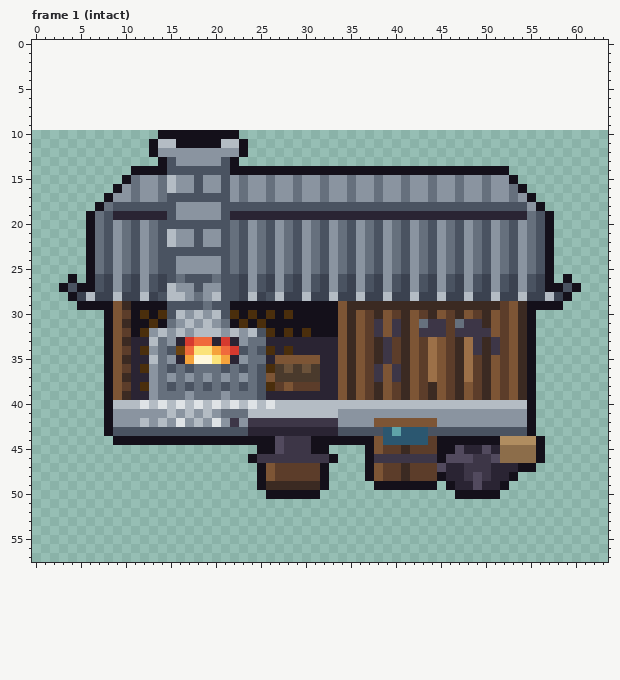
Two states of a pixel-art file, art/structures/smithy.aseprite. The picture above was drawn from the file before the commit.
64x48 pixels, 4 frames. Colours within 5 levels of each other are drawn and written as one. Shown: frame 1 (intact). The old version is drawn lined up with the new one, on the new canvas. The commit also changed other frames, which this record leaves out.
And afterwards:
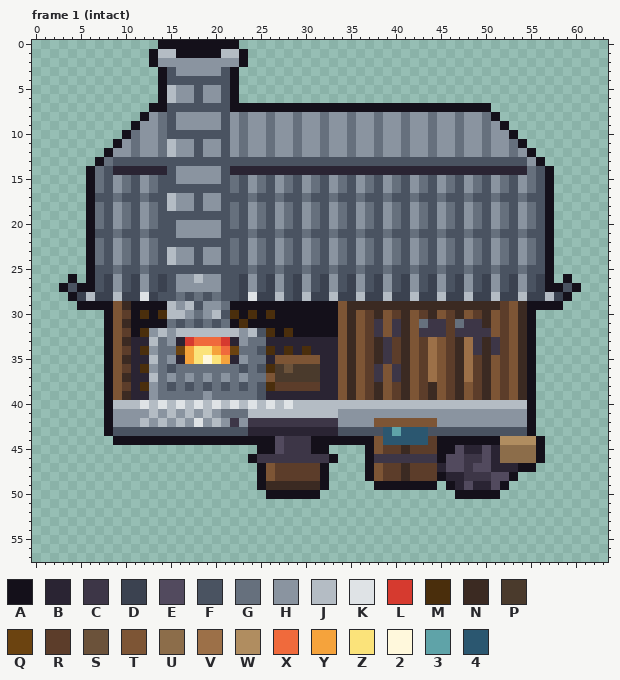
Palette (. is transparent): A #14101a  B #2a2433  C #3d3647  D #3b4250  E #524a5e  F #4a5361  G #66707d  H #8a94a0  J #b4bcc4  K #dfe3e6  L #d63a2f  M #4a2e0c  N #3b2a22  P #4a3a2c  Q #6b4310  R #5c3d2a  S #6b523a  T #7d5535  U #8c6d4a  V #9c7048  W #b08d60  X #f06a3c  Y #f5a33c  Z #fbe37a  2 #fff8dc  3 #5fa3a8  4 #2b5770
The author wrote: feat: draw the smithy and the apothecary at the angle
Difference:
canvas 64x48 -> 64x58, the old top-left corner now at 0,10
--- frame 1 (intact)
@@ x 0..63 @@
- 0 ................................................................
- 1 ................................................................
- 2 ................................................................
- 3 ................................................................
- 4 ................................................................
- 5 ................................................................
- 6 ................................................................
- 7 ................................................................
- 8 ................................................................
- 9 ................................................................
-10 ..............AAAAAAAAA.........................................
-11 .............AJJAAAAAJJA........................................
-12 .............AHHHHHHHHHA........................................
-13 ..............AFHHHHHFA.........................................
-14 ...........AAAAFFFFFFFAAAAAAAAAAAAAAAAAAAAAAAAAAAAAAA...........
-15 ..........AGHHGJHHFHHFHGHHGHHGHHGHHGHHGHHGHHGHHGHHGHHA..........
-16 .........AHGHHGJHHFHHFHGHHGHHGHHGHHGHHGHHGHHGHHGHHGHHGA.........
-17 ........AHHGHHGFFFFFFFHGHHGHHGHHGHHGHHGHHGHHGHHGHHGHHGHA........
-18 .......AGFFFFFFFHHHHHFFFFFFFFFFFFFFFFFFFFFFFFFFFFFFFFFFHA.......
-19 ......AGFBBBBBBFHHHHHFBBBBBBBBBBBBBBBBBBBBBBBBBBBBBBBBBGFA......
-20 ......AGFHGFHGFFFFFFFFGFHGFHGFHGFHGFHGFHGFHGFHGFHGFHGFHGFA......
-21 ......AGFHGFHGFJHHFHHFGFHGFHGFHGFHGFHGFHGFHGFHGFHGFHGFHGFA......
-22 ......AGFHGFHGFJHHFHHFGFHGFHGFHGFHGFHGFHGFHGFHGFHGFHGFHGFA......
-23 ......AGFHGFHGFFFFFFFFGFHGFHGFHGFHGFHGFHGFHGFHGFHGFHGFHGFA......
-24 ......AGFHGFHGFFHHHHHFGFHGFHGFHGFHGFHGFHGFHGFHGFHGFHGFHGFA......
-25 ......AGFHGFHGFFHHHHHFGFHGFHGFHGFHGFHGFHGFHGFHGFHGFHGFHGFA......
-26 ....A.AFDHFDHFDFGFFFGFFDHFDHFDHFDHFDHFDHFDHFDHFDHFDHFDHFDA.A....
-27 ...AFAAFDHFDHFDJHHFHHFFDHFDHFDHFDHFDHFDHFDHFDHFDHFDHFDHFDAAFA...
-28 ....ADJDDJDDJDFJJHGHJFFDJDFJDDJDDJDDJDDJDDJDDJDDJDDJDDJDDJDA....
-29 .....AAAATNAAAAFFFFGFFAAAAAAAAAAAATNNNNNNNNNNNNNNNNNRTNAAAA.....
-30 ........ATRAMAMFJHJHJFMAMAMAMAAAAATNTRNTRNTRNTRNTRNTRTNA........
-31 ........ATNAAMAGHJHJHGAMAMAAAAAAAATNTRCTCNTGCCRGCCNTRTNA........
-32 ........ATRAMHJHJHJJJHJHJFMAMAMAAATNTRCTCNTCCCRCCCCTRTNA........
-33 ........ATNBBJGHBLXXBLBHGGBBBBBBBBTNTRNCRNTRVTRNVCNCRTNA........
-34 ........ATRBMHGFQXZZYXLFGFMBMBBBBBTNTRNCRNTRVTRNVCNCRTNA........
-35 ........ATNBBJGHBY22ZYBHGGBTTTTTBBTNTRNCRNTRVTRNVRNTRTNA........
-36 ........ATRBMHGFGFGGGFGFGFMPSPSPBBTNTRCTCNTRVTRNVRNTRTNA........
-37 ........ATNBBHGHGHGHGHGHGFTPPPPPBBTNTRCTCNTRVTRNVRNTRTNA........
-38 ........ATRBMHGFGFGFGFGFGFMRTRRRBBTNTRNTRNTRNTRNTRNTRTNA........
-39 ........ATNBBHGGGHGGGHGGGFBBBBBBBBTNTRNTRNTRNTRNTRNTRTNA........
-40 ........AJJJKJKJKJKJKJKJKJKJJJJJJJJJJJJJJJJJJJJJJJJJJJJA........
-41 ........AHHHHHHJHJHJHGGGJJJJJJJJJJHHHHHHHHHHHHHHHHHHHHHA........
-42 ........AHHHJHJHKHJHKHCHCCCCCCCCCCHHHHTTTTTTTHHHHHHHHHHA........
+ 0 ..............AAAAAAAAA.........................................
+ 1 .............AJJAAAAAJJA........................................
+ 2 .............AHHHHHHHHHA........................................
+ 3 ..............AFHHHHHFA.........................................
+ 4 ..............AFFFFFFFA.........................................
+ 5 ..............AJHHFHHFA.........................................
+ 6 ..............AJHHFHHFA.........................................
+ 7 .............AAFFFFFFFAAAAAAAAAAAAAAAAAAAAAAAAAAAAA.............
+ 8 ............AHGFHHHHHFHGHHGHHGHHGHHGHHGHHGHHGHHGHHGA............
+ 9 ...........AHHGFHHHHHFHGHHGHHGHHGHHGHHGHHGHHGHHGHHGHA...........
+10 ..........AGHHGFFFFFFFHGHHGHHGHHGHHGHHGHHGHHGHHGHHGHHA..........
+11 .........AHGHHGJHHFHHFHGHHGHHGHHGHHGHHGHHGHHGHHGHHGHHGA.........
+12 ........AHHGHHGJHHFHHFHGHHGHHGHHGHHGHHGHHGHHGHHGHHGHHGHA........
+13 .......AGFFFFFFFFFFFFFFFFFFFFFFFFFFFFFFFFFFFFFFFFFFFFFFHA.......
+14 ......AGFBBBBBBFHHHHHFBBBBBBBBBBBBBBBBBBBBBBBBBBBBBBBBBGFA......
+15 ......AGFHGFHGFFHHHHHFGFHGFHGFHGFHGFHGFHGFHGFHGFHGFHGFHGFA......
+16 ......AGFHGFHGFFFFFFFFGFHGFHGFHGFHGFHGFHGFHGFHGFHGFHGFHGFA......
+17 ......AFFGFFGFFJHHFHHFFFGFFGFFGFFGFFGFFGFFGFFGFFGFFGFFGFFA......
+18 ......AGFHGFHGFJHHFHHFGFHGFHGFHGFHGFHGFHGFHGFHGFHGFHGFHGFA......
+19 ......AGFHGFHGFFFFFFFFGFHGFHGFHGFHGFHGFHGFHGFHGFHGFHGFHGFA......
+20 ......AGFHGFHGFFHHHHHFGFHGFHGFHGFHGFHGFHGFHGFHGFHGFHGFHGFA......
+21 ......AFFGFFGFFFHHHHHFFFGFFGFFGFFGFFGFFGFFGFFGFFGFFGFFGFFA......
+22 ......AGFHGFHGFFFFFFFFGFHGFHGFHGFHGFHGFHGFHGFHGFHGFHGFHGFA......
+23 ......AGFHGFHGFJHHFHHFGFHGFHGFHGFHGFHGFHGFHGFHGFHGFHGFHGFA......
+24 ......AGFHGFHGFJHHFHHFGFHGFHGFHGFHGFHGFHGFHGFHGFHGFHGFHGFA......
+25 ......AFFGFFGFFFFFFFFFFFGFFGFFGFFGFFGFFGFFGFFGFFGFFGFFGFFA......
+26 ....A.AFDHFDHFDFHHJHHFFDHFDHFDHFDHFDHFDHFDHFDHFDHFDHFDHFDA.A....
+27 ...AFAAFDHFDHFDFHHHHHFFDHFDHFDHFDHFDHFDHFDHFDHFDHFDHFDHFDAAFA...
+28 ....ADJDDJDDKDFFGFGFGFFDKDDJFDJDDJDDJDDJDDJDDJDDJDDJDDJDDJDA....
+29 .....AAAATNAAAAJHJFHHGAAAAAAAAAAAATNNNNNNNNNNNNNNNNNRTNAAAA.....
+30 ........ATRAMAMJJHGHJFMAMAMAAAAAAATNTRNTRNTRNTRNTRNTRTNA........
+31 ........ATNAAAAGFGFGFGAMAAAAAAAAAATNTRCTCNTGCCRGCCNTRTNA........
+32 ........ATRAMHJHJJJJJJJHJFMAMAAAAATNTRCTCNTCCCRCCCCTRTNA........
+33 ........ATNBBJGHBLXXXLBHGGBBBBBBBBTNTRNCRNTRVTRNVCNCRTNA........
+34 ........ATRBMHGGQYZZYXQGGFMBMBMBBBTNTRNCRNTRVTRNVCNCRTNA........
+35 ........ATNBBJGHBYZ2ZYBHGGBTTTTTBBTNTRNCRNTRVTRNVRNTRTNA........
+36 ........ATRBMHGFGGGGGGGFGFMPSPPPBBTNTRCTCNTRVTRNVRNTRTNA........
+37 ........ATNBBJGHGHGHGHGHGGTPPPPPBBTNTRCTCNTRVTRNVRNTRTNA........
+38 ........ATRBMHGFGFGFGFGFGFMRRRRRBBTNTRNTRNTRNTRNTRNTRTNA........
+39 ........ATNBBHGGGGGHGGGGGFBBBBBBBBTNTRNTRNTRNTRNTRNTRTNA........
+40 ........AJJJKJKJKJKJKJKJKJKJKJJJJJJJJJJJJJJJJJJJJJJJJJJA........
+41 ........AHHHHJHJHJHJHGGGJJJJJJJJJJHHHHHHHHHHHHHHHHHHHHHA........
+42 ........AHHHJHJHJHKHJHCHCCCCCCCCCCHHHHTTTTTTTHHHHHHHHHHA........
 43 ........AFFFFFFFFFFFFFFFBBBBBBBBBBFFFFF43444FFFFFFFFFFFA........
@@ x 43..54 @@
 45 RRAAEBBEBUUU
-46 CCAEEECCEUUU
-47 RREBBCCCBBBA
-48 RRABBCECBBA.
-49 AA.ABBEBBA..
+46 CCAEECCEBUUU
+47 RRBEECEEBBBA
+48 RRABBCCCEEA.
+49 AA.ABEBBEA..
 50 ....AAAAA...
Pixel boxes of the changes (left, top, right, bottom) in both pictures:
changed: (86, 40, 554, 427)
changed: (437, 454, 509, 490)
